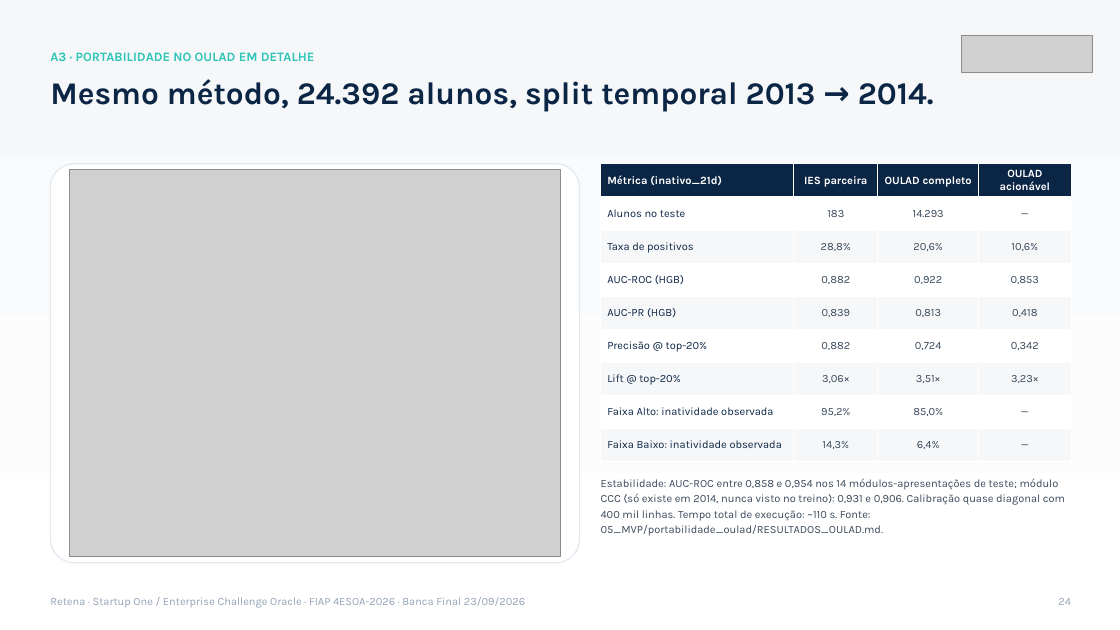
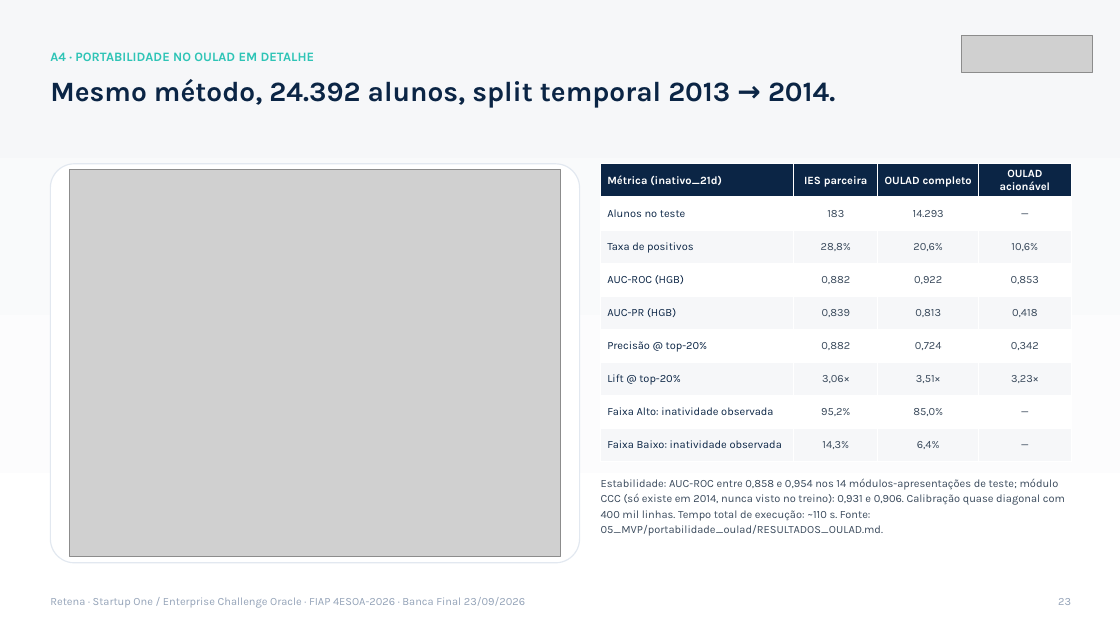
Before and after one commit to LucasHenklain/retena, a slide deck: slide 23 of 09_Kit_Banca_Final/Retena_Banca_Final.pptx (slide 24 before the commit). Drawn at 1120x630 pixels with LibreOffice and Linux fonts; fonts in the diff are those of the drawing; grey boxes stand for pictures. Boxes give left, top, right and bottom in pixels: in the first picture for what was removed or moved away, otherwise in the second. Text is boxed around its words. In the diff, an @@ line names an element or a change of style, - is before the commit and + after.

```diff
--- a/09_Kit_Banca_Final/Retena_Banca_Final.pptx
+++ b/09_Kit_Banca_Final/Retena_Banca_Final.pptx
@@ text at [50,52,315,61]: text changed @@
-A3 · PORTABILIDADE NO OULAD EM DETALHE
+A4 · PORTABILIDADE NO OULAD EM DETALHE
@@ text "Mesmo método, 24.392 alunos, split ..." at [50,79,835,107]: size 27 to 24 pt @@
@@ text at [1058,598,1071,605]: text changed @@
-24
+23
```
Also in this commit, not shown: 26 other slides changed, 7 slides added, 2 slides removed, 19 other files.
